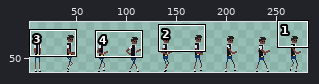
Sprite sheet: interstate/myassets/Dwayne-Sheet.png. Above, an overview of the earlier version with the close-up marked.
Close-up. Before:
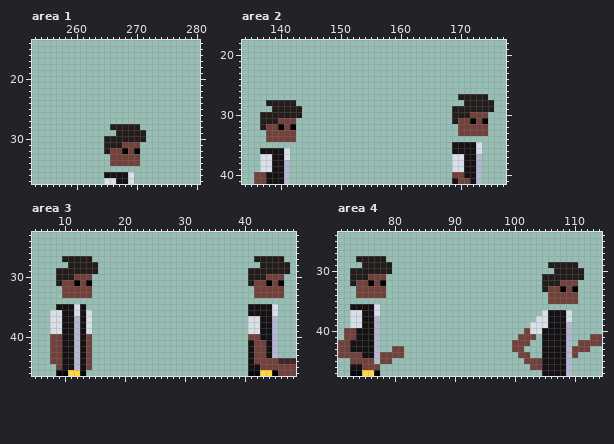
The file is 288x64 pixels. Shown: area 1: x 253..280, y 14..37; area 2: x 134..177, y 18..41; area 3: x 5..48, y 23..46; area 4: x 71..114, y 24..47. The wide view leaves out empty margins. The commit also changed other parts of the picture, which this record leaves out.
Once edited:
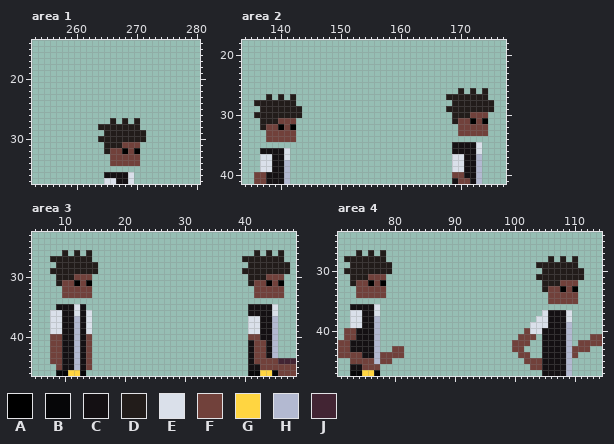
Palette (. is transparent): A #000000  B #060608  C #141013  D #221c1a  E #dae0ea  F #71413b  G #ffd541  H #b3b9d1  J #422433
Edits made:
--- area 1
@@ x 262..272 @@
 26 ...........
-27 ...........
-28 ....DDDDD..
-29 .....DDDDD.
-30 ...DDDDDDD.
+27 ....D.D.D..
+28 ..DDDDDDD..
+29 ...DDDDDDD.
+30 ..DDDDDDDD.
 31 ...DDDFFF..
--- area 2
@@ x 134..177 @@
 25 ............................................
-26 ............................................
-27 ....................................DDDDD...
-28 ....DDDDD............................DDDDD..
-29 .....DDDDD.........................DDDDDDD..
-30 ...DDDDDDD.........................DDDFFF...
+26 ....................................D.D.D...
+27 ....D.D.D.........................DDDDDDD...
+28 ..DDDDDDD..........................DDDDDDD..
+29 ...DDDDDDD........................DDDDDDDD..
+30 ..DDDDDDDD.........................DDDFFF...
 31 ...DDDFFF..........................DFFAFA...
--- area 3
@@ x 5..48 @@
 25 ............................................
-26 ............................................
-27 .....DDDDD...........................DDDDD..
-28 ......DDDDD...........................DDDDD.
-29 ....DDDDDDD.........................DDDDDDD.
+26 .....D.D.D...........................D.D.D..
+27 ...DDDDDDD.........................DDDDDDD..
+28 ....DDDDDDD.........................DDDDDDD.
+29 ...DDDDDDDD........................DDDDDDDD.
 30 ....DDDFFF..........................DDDFFF..
--- area 4
@@ x 71..114 @@
 26 ............................................
-27 ............................................
-28 ...DDDDD....................................
-29 ....DDDDD..........................DDDDD....
-30 ..DDDDDDD...........................DDDDD...
-31 ..DDDFFF..........................DDDDDDD...
+27 ...D.D.D....................................
+28 .DDDDDDD...........................D.D.D....
+29 ..DDDDDDD........................DDDDDDD....
+30 .DDDDDDDD.........................DDDDDDD...
+31 ..DDDFFF.........................DDDDDDDD...
 32 ..DFFAFA..........................DDDFFF....
